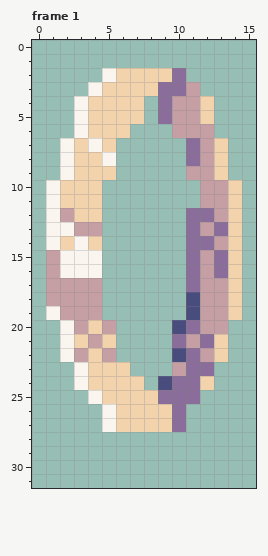
Pixel-art file: Alzey2025/Assets/Sprites/Raw/Exit.aseprite. The picture above was drawn from the file before the commit.
16x32 pixels, 1 frame. Shown: frame 1. The commit also changed other frames, which this record leaves out.
Once edited:
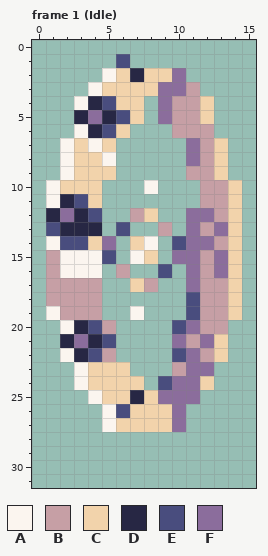
Palette (. is transparent): A #fbf5ef  B #c69fa5  C #f2d3ab  D #272744  E #494d7e  F #8b6d9c
The edit:
layer "Layer 4" now shown
layer "Layer 5" added
--- frame 1 (Idle), layers "Layer 5", "Layer 4"
@@ x 1..9 @@
  0 .........
- 1 .........
- 2 ....ACCCC
+ 1 .....E...
+ 2 ....ACDCC
  3 ...ACCCCF
- 4 ..ACCCC.F
- 5 ..ACCCC.F
- 6 ..ACCC...
+ 4 ..ADECC.F
+ 5 ..DFDEC.F
+ 6 ..ADEC...
  7 .ACAC....
@@ x 0..15 @@
  9 ..ACCC.....BBC..
-10 .ACCC.......BBC.
-11 .ACCC.......BBC.
-12 .ABCC......FFBC.
-13 .AABB......FBFC.
-14 .ACAC......FFBC.
-15 .BAAA......FBFC.
-16 .BAAA......FBFC.
-17 .BBBB......FBBC.
+10 .ACCC...A...BBC.
+11 .ADEC.......BBC.
+12 .DFDE..BC..FFBC.
+13 .EDDD.E..B.FBFC.
+14 .AEECF.CA.EFFBC.
+15 .BAAAE.AC.FFBFC.
+16 .BAAA.B..E.FBFC.
+17 .BBBB..CB..FBBC.
 18 .BBBB......EBBC.
-19 .ABBB......EBBC.
-20 ..ABCB....EFBB..
-21 ..ACBC....FBFC..
-22 ..ABCB....EFBC..
+19 .ABBB..A...EBBC.
+20 ..ADEB....EFBB..
+21 ..DFDE....FBFC..
+22 ..ADEB....EFBC..
 23 ...ACCC...BFF...
 24 ...ACCCC.EFFC...
-25 ....ACCCCFFF....
-26 .....ACCCCF.....
+25 ....ACCDCFFF....
+26 .....AECCCF.....
 27 .....ACCCCF.....
Changed places in both pictures, as pixel boxes (x1, y1, x2, y2):
changed: (46, 54, 186, 418)
